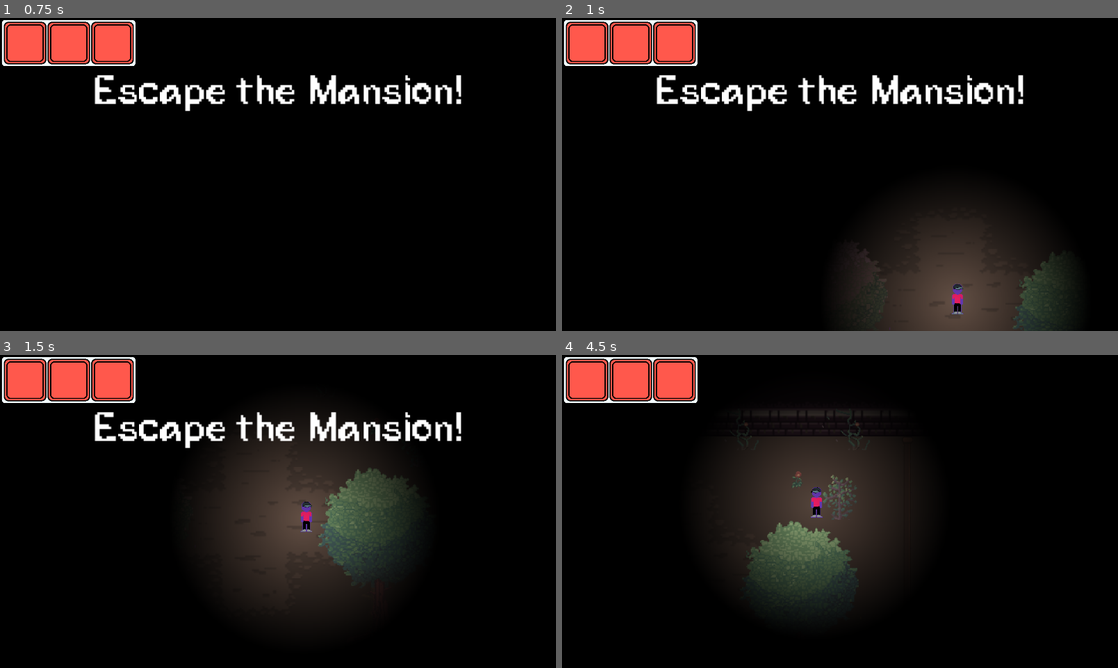
Above: before the commit, frames 1-4 (two rows, left to right).
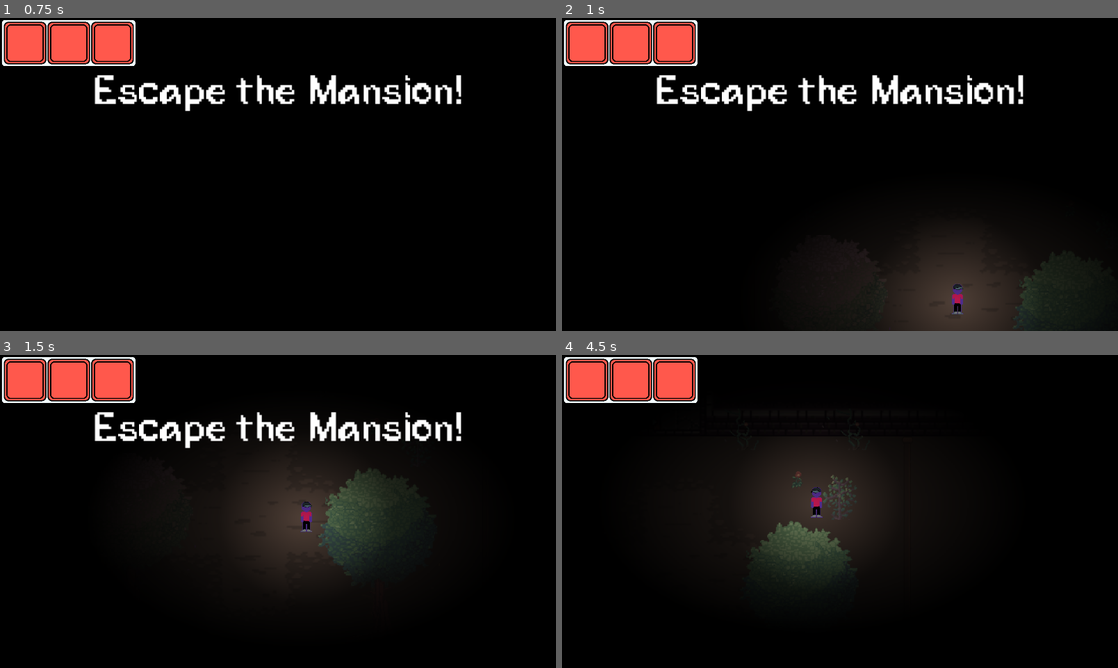
Above: after the commit, the same moments.

Repository: aidanln/1501-final-project
Game: Godot game, scene res://main.tscn
Two runs of this game, one before a commit and one after it. Both use one fixed random seed, a clock stepped at 60 frames per second and the inputs below.
Inputs:
- Up to frame 1 (0.75 s): click "Start" at 0.5 s
- Up to frame 2 (1 s): no input
- Up to frame 3 (1.5 s): hold Right (move_right) from 1.28 s (still down)
- Up to frame 4 (4.5 s): release Right (move_right) at 2.03 s; hold Down (move_down) 2.03-2.78 s; hold Right (move_right) 2.78-3.53 s; hold Up (move_up) 3.53-4.28 s; hold Left (move_left) from 4.28 s (still down)

Frame 1 is identical in both runs. In frame 2, 0.1% of the frame differs, in the area x 45-96%, y 80-95%; in frame 3, 0.9%; in frame 4, 3.3%, in the area x 33-55%, y 18-80%.

Commit message:
all g now

Diff:
--- a/godotFiles/mob.gd
+++ b/godotFiles/mob.gd
@@ -1,6 +1,6 @@
 extends CharacterBody2D
 @onready var path_follow = get_parent()
-var speed = 300
+var speed = 350
 var direction = 0
 
 # either 0 or 1, decides which way the butler will travel the path
--- a/godotFiles/player.tscn
+++ b/godotFiles/player.tscn
@@ -103,7 +103,15 @@
 
 [node name="PointLight2D" type="PointLight2D" parent="."]
 position = Vector2(4, 4)
-scale = Vector2(1.25, 1.25)
+scale = Vector2(2, 1.2)
+energy = 0.4
+texture = SubResource("GradientTexture2D_31pxp")
+texture_scale = 8.0
+
+[node name="InnerLight" type="PointLight2D" parent="."]
+position = Vector2(4, 4)
+scale = Vector2(0.8, 0.8)
+energy = 0.4
 texture = SubResource("GradientTexture2D_31pxp")
 texture_scale = 8.0
 
